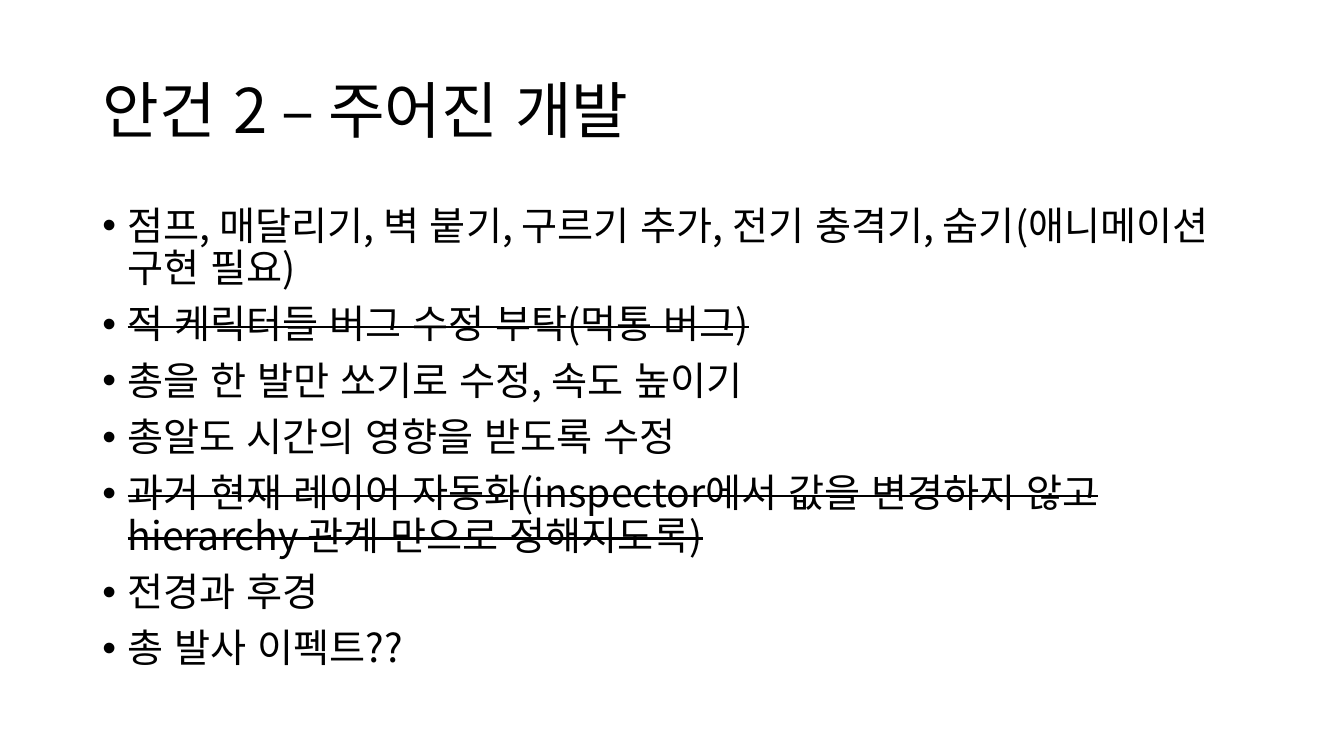
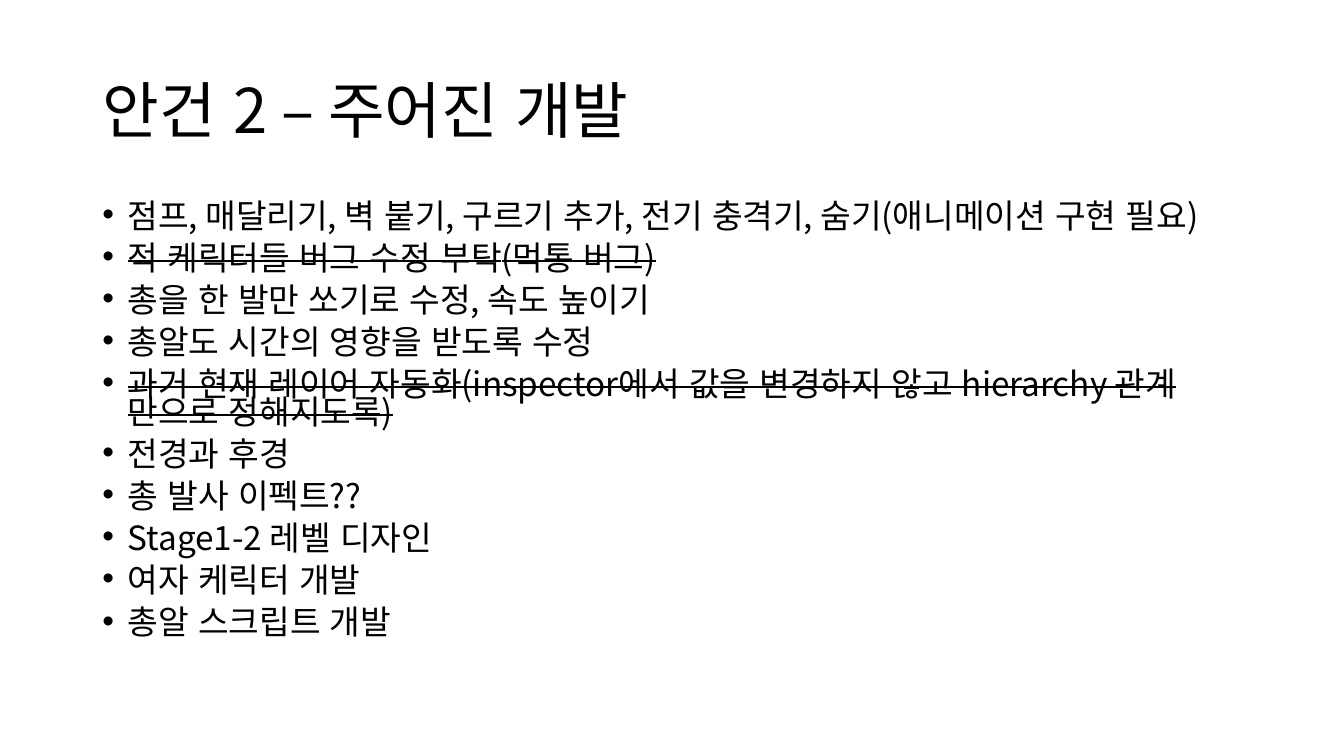
Before and after one commit to JSungMin/MomentFlow05, a slide deck: slide 3 of Documents/회의록 및 일정/4월4일.pptx. Drawn at 1344x756 pixels with LibreOffice and Linux fonts; fonts in the diff are those of the drawing. Boxes give left, top, right and bottom in pixels: in the first picture for what was removed or moved away, otherwise in the second. Text is boxed around its words. In the diff, an @@ line names an element or a change of style, - is before the commit and + after.

```diff
--- a/Documents/회의록 및 일정/4월4일.pptx
+++ b/Documents/회의록 및 일정/4월4일.pptx
@@ text at [128,200,1198,511]: size 28 to 23.8 pt in "점프, 매달리기, 벽 붙기, 구르기 추가, 전기 ...", "적 케릭터들 버그 수정 부탁(먹통 버그)", "총을 한 발만 쏘기로 수정, 속도 높이기", "총알도 시간의 영향을 받도록 수정" and 3 more places; line spacing 0.9 to 0.7 @@
@@ text at [128,522,432,637]: paragraphs added @@
+• Stage1-2 레벨 디자인
+• 여자 케릭터 개발
+• 총알 스크립트 개발
```
Also in this commit, not shown: 40 other files.
